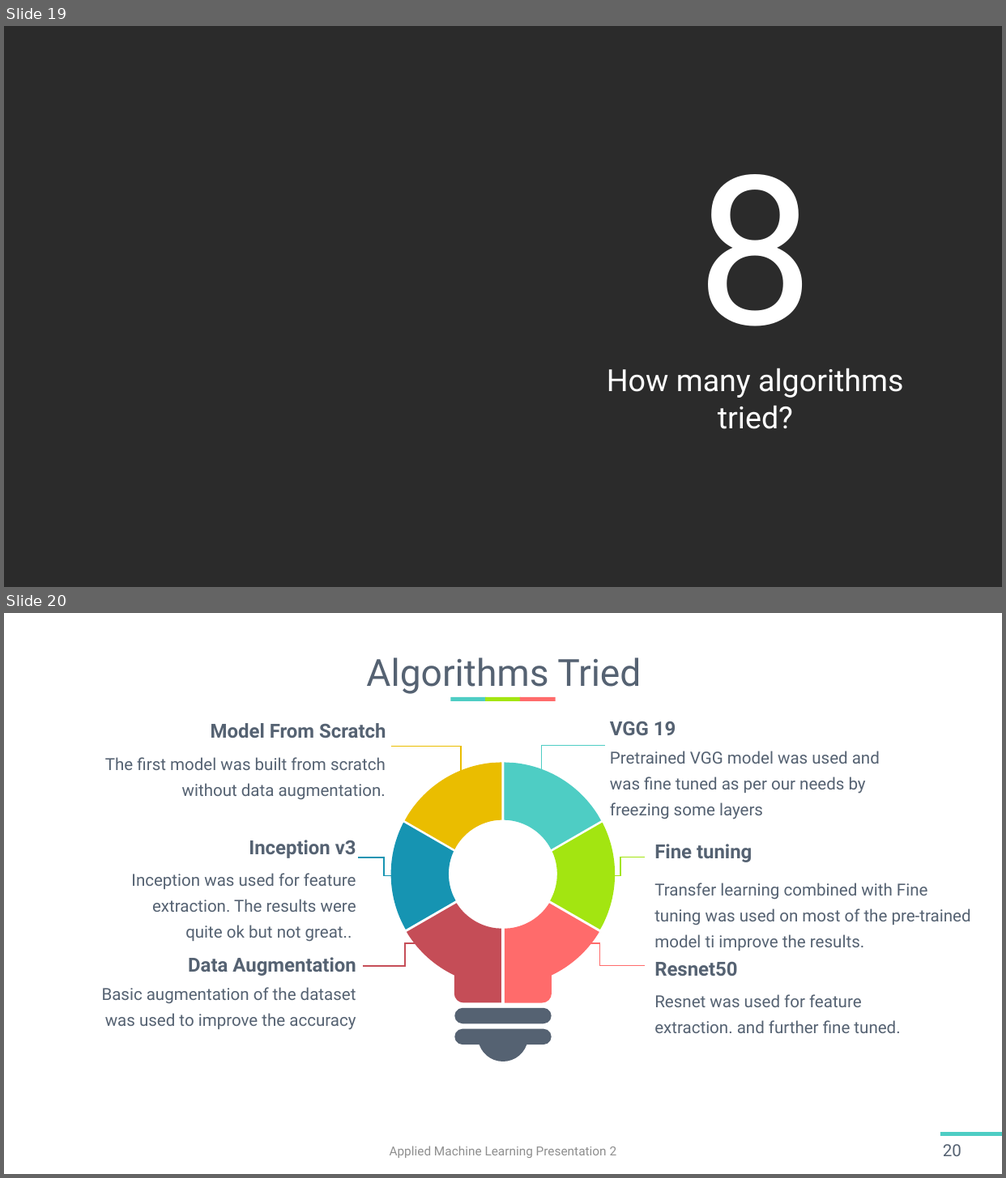
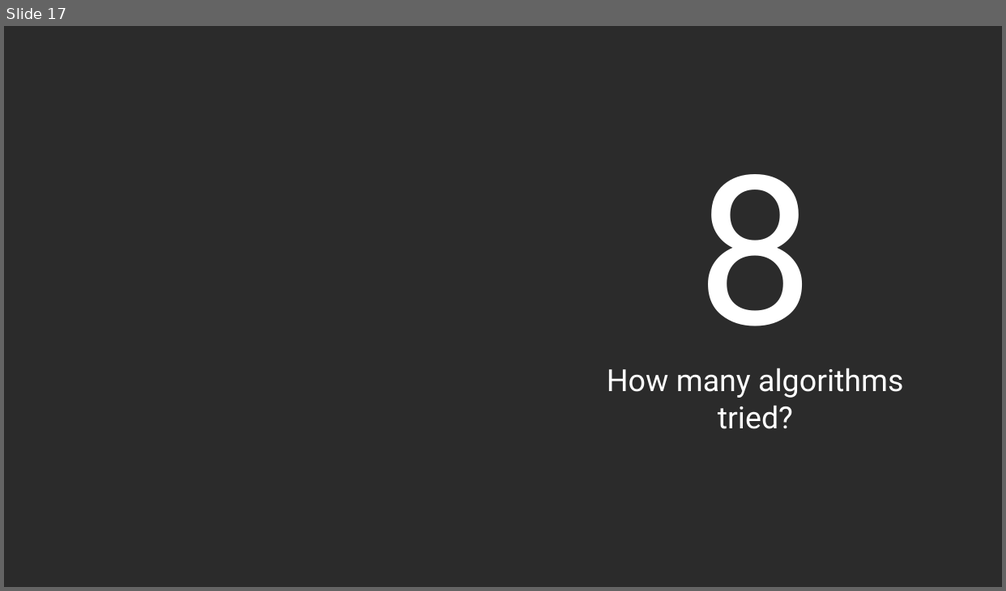
Before and after one commit to harshitsinghai77/garden-nerd-flower-recognition-data-science-competition, a slide deck: Team02_HarshitSinghai_147_0910_B2B5.pptx. Shown one above the other, each under a label of ours: slides 19 and 20 before the commit, slide 17 after it. The pictures are 1006x1178 and 1006x591 pixels, drawn with LibreOffice and Linux fonts; fonts in the diff are those of the drawing; background and template pictures are left out; a plain dark background stands for a picture behind light text. Boxes give left, top, right and bottom in pixels: in the first picture for what was removed or moved away, otherwise in the second. Text is boxed around its words. In the diff, an @@ line names an element or a change of style, - is before the commit and + after.

```diff
--- a/Team02_HarshitSinghai_147_0910_B2B5.pptx
+++ b/Team02_HarshitSinghai_147_0910_B2B5.pptx
@@ slide 20 removed at bbox=[4, 613, 1002, 1174], background #FFFFFF @@
@@ title removed at bbox=[366, 658, 641, 694] @@
-Algorithms Tried
@@ rectangle removed at bbox=[450, 697, 486, 701] @@
@@ rectangle removed at bbox=[485, 697, 521, 701] @@
@@ rectangle removed at bbox=[520, 697, 556, 701] @@
@@ text removed at bbox=[211, 723, 386, 738] @@
-Model From Scratch
@@ text removed at bbox=[610, 721, 675, 735] @@
-VGG 19
@@ text removed at bbox=[105, 757, 386, 800] @@
-The first model was built from scratch without data augmentation.
@@ elbow line removed from (390, 746) to (461, 788) @@
@@ elbow line removed from (541, 788) to (605, 746) @@
@@ text removed at bbox=[610, 751, 880, 820] @@
-Pretrained VGG model was used and was fine tuned as per our needs by freezing some layers
@@ freeform shape removed at bbox=[405, 762, 501, 850] @@
@@ freeform shape removed at bbox=[504, 762, 601, 850] @@
@@ freeform shape removed at bbox=[390, 823, 455, 930] @@
@@ freeform shape removed at bbox=[550, 823, 615, 930] @@
@@ text removed at bbox=[249, 840, 356, 858] @@
-Inception v3
@@ text removed at bbox=[654, 844, 752, 862] @@
-Fine tuning
@@ text removed at bbox=[131, 873, 356, 942] @@
-Inception was used for feature extraction. The results were quite ok but not great..
@@ elbow line removed from (358, 858) to (410, 875) @@
@@ elbow line removed from (596, 876) to (645, 857) @@
@@ freeform shape removed at bbox=[407, 904, 501, 1003] @@
@@ freeform shape removed at bbox=[505, 904, 599, 1003] @@
@@ text removed at bbox=[654, 883, 971, 951] @@
-Transfer learning combined with Fine tuning was used on most of the pre-trained model ti improve the results.
@@ elbow line removed from (362, 966) to (448, 943) @@
@@ elbow line removed from (555, 943) to (645, 966) @@
@@ text removed at bbox=[188, 957, 356, 976] @@
-Data Augmentation
@@ text removed at bbox=[654, 961, 737, 976] @@
-Resnet50
@@ text removed at bbox=[102, 987, 356, 1030] @@
-Basic augmentation of the dataset was used to improve the accuracy
@@ text removed at bbox=[654, 995, 900, 1033] @@
-Resnet was used for feature extraction. and further fine tuned.
@@ rounded rectangle removed at bbox=[454, 1008, 552, 1024] @@
@@ rounded rectangle removed at bbox=[454, 1029, 552, 1045] @@
@@ freeform shape removed at bbox=[478, 1041, 527, 1062] @@
@@ text removed at bbox=[390, 1146, 617, 1158] @@
-Applied Machine Learning Presentation 2
@@ rectangle removed at bbox=[940, 1132, 1002, 1136] @@
@@ page number removed at bbox=[943, 1144, 961, 1157] @@
-20
@@ what was slide 19 is now slide 17 @@
```
Also in this commit, not shown: 8 slides changed, 3 slides added, 9 other slides removed.
